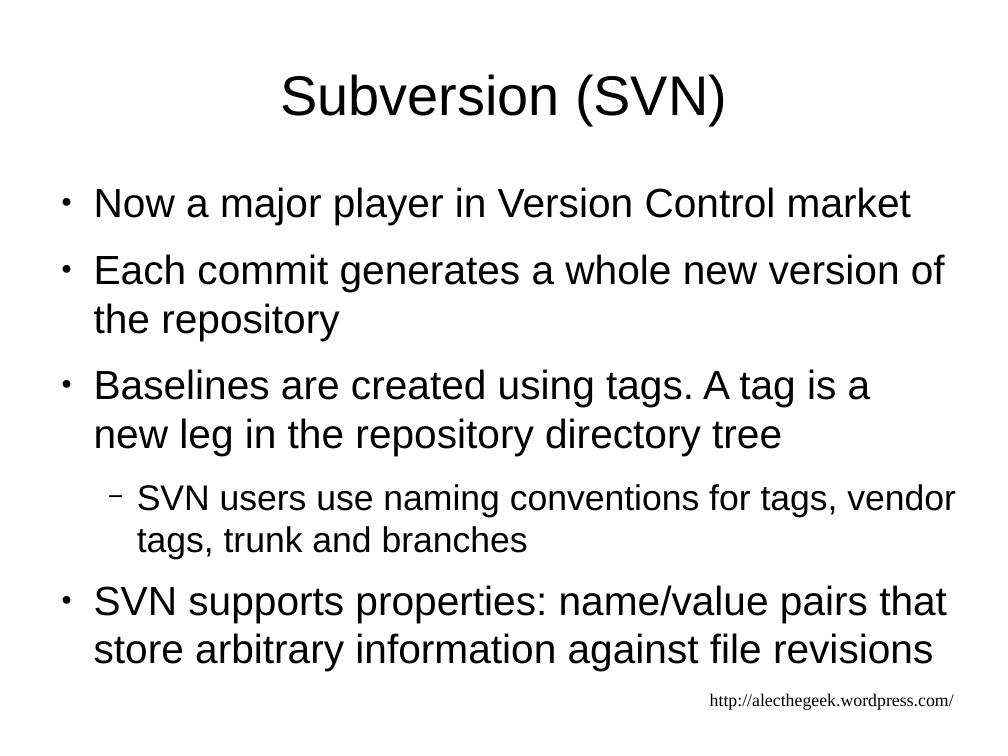
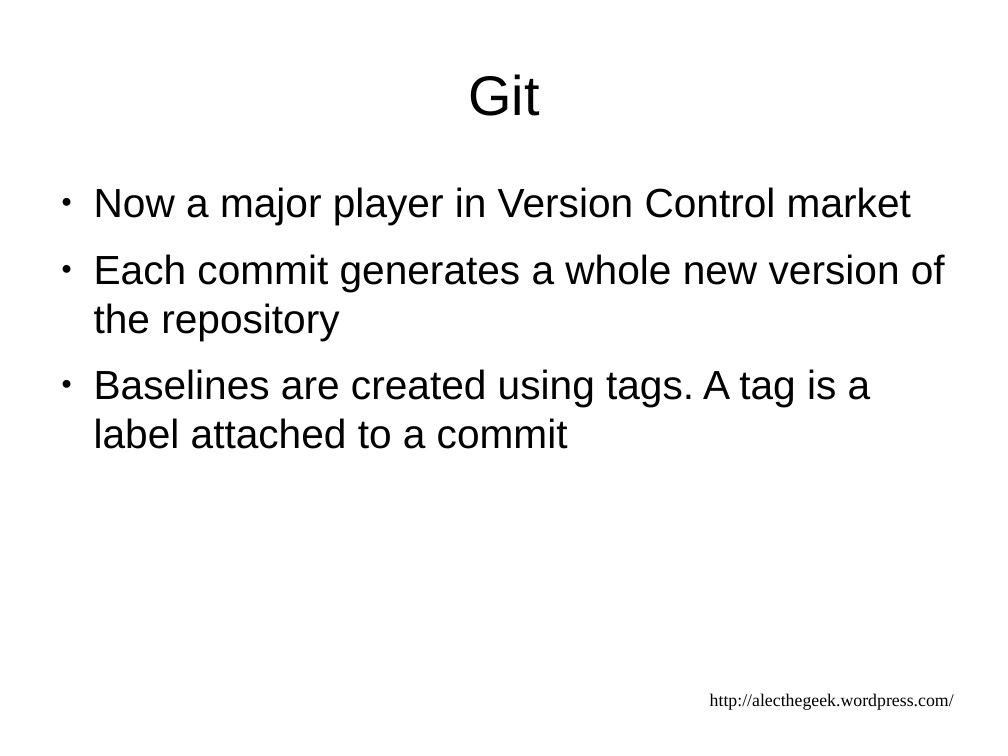
Before and after one commit to alecthegeek/gitbuilding, a slide deck: slide 20 of DevOpsDownUnderPresentation.odp (slide 16 before the commit). Drawn at 1008x756 pixels with LibreOffice and Linux fonts; fonts in the diff are those of the drawing. Boxes give left, top, right and bottom in pixels: in the first picture for what was removed or moved away, otherwise in the second. Text is boxed around its words. In the diff, an @@ line names an element or a change of style, - is before the commit and + after.

```diff
--- a/DevOpsDownUnderPresentation.odp
+++ b/DevOpsDownUnderPresentation.odp
@@ title at [468, 74, 539, 116]: text changed @@
-Subversion (SVN)
+Git
@@ text at [94, 369, 871, 449]: text changed @@
-● Baselines are created using tags. A tag is a new leg in the repository directory tree
-  − SVN users use naming conventions for tags, vendor tags, trunk and branches
-● SVN supports properties: name/value pairs that store arbitrary information against file revisions
+● Baselines are created using tags. A tag is a label attached to a commit
```
Also in this commit, not shown: 16 other slides changed, 4 slides added.
